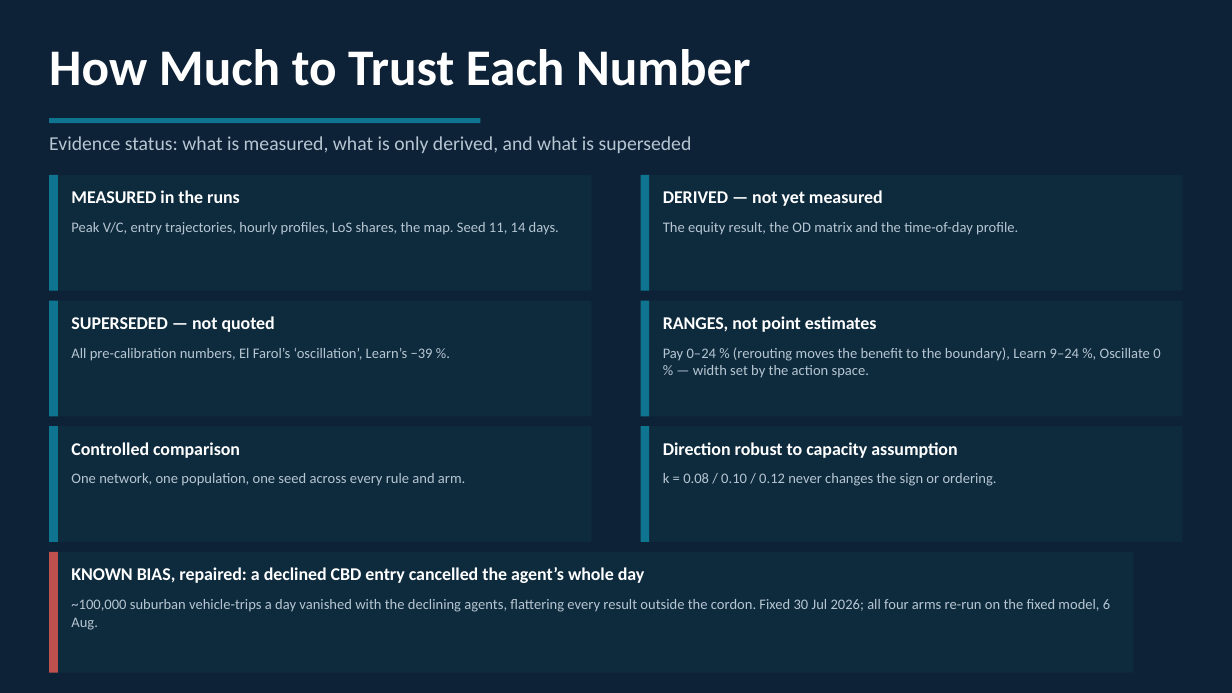
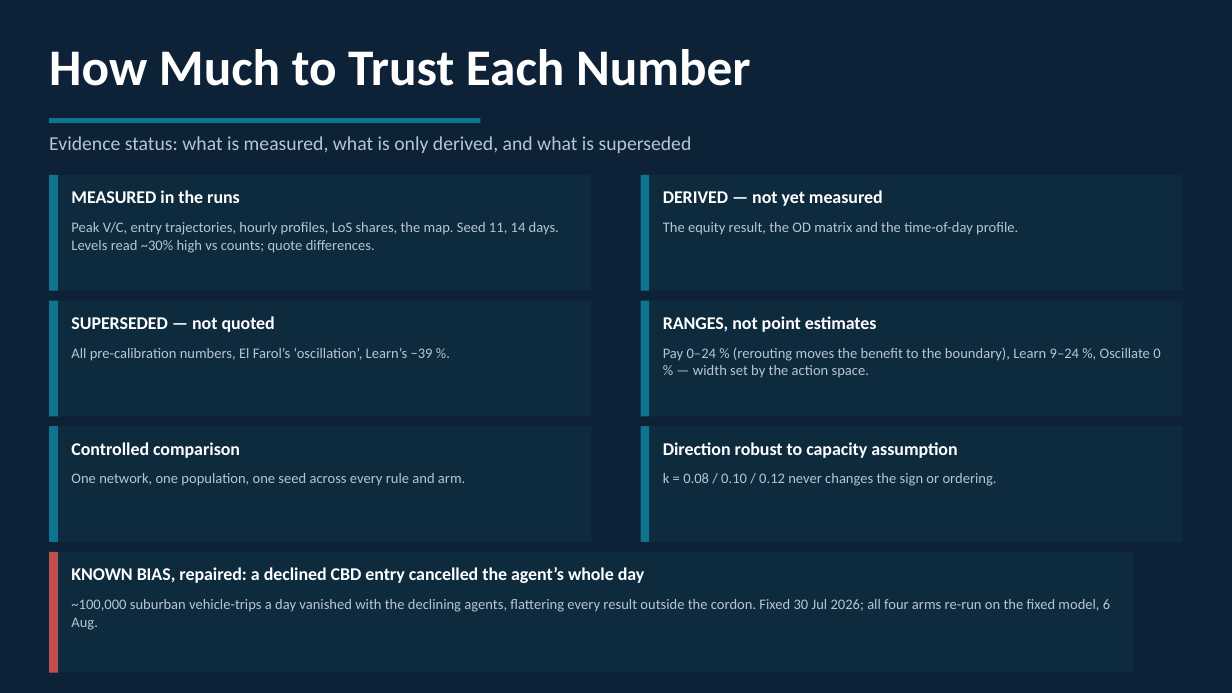
Before and after one commit to dataandcrowd/SSC2026, a slide deck: slide 12 of presentation/SSC2026_presentation.pptx. Drawn at 1232x693 pixels with LibreOffice and Linux fonts; fonts in the diff are those of the drawing. Boxes give left, top, right and bottom in pixels: in the first picture for what was removed or moved away, otherwise in the second. Text is boxed around its words. In the diff, an @@ line names an element or a change of style, - is before the commit and + after.

```diff
--- a/presentation/SSC2026_presentation.pptx
+++ b/presentation/SSC2026_presentation.pptx
@@ text at (x1=71, y1=222, x2=559, y2=253): text changed @@
-Peak V/C, entry trajectories, hourly profiles, LoS shares, the map. Seed 11, 14 days.
+Peak V/C, entry trajectories, hourly profiles, LoS shares, the map. Seed 11, 14 days. Levels read ~30% high vs counts; quote differences.
```
Also in this commit, not shown: 2 other slides changed, 13 other files.
